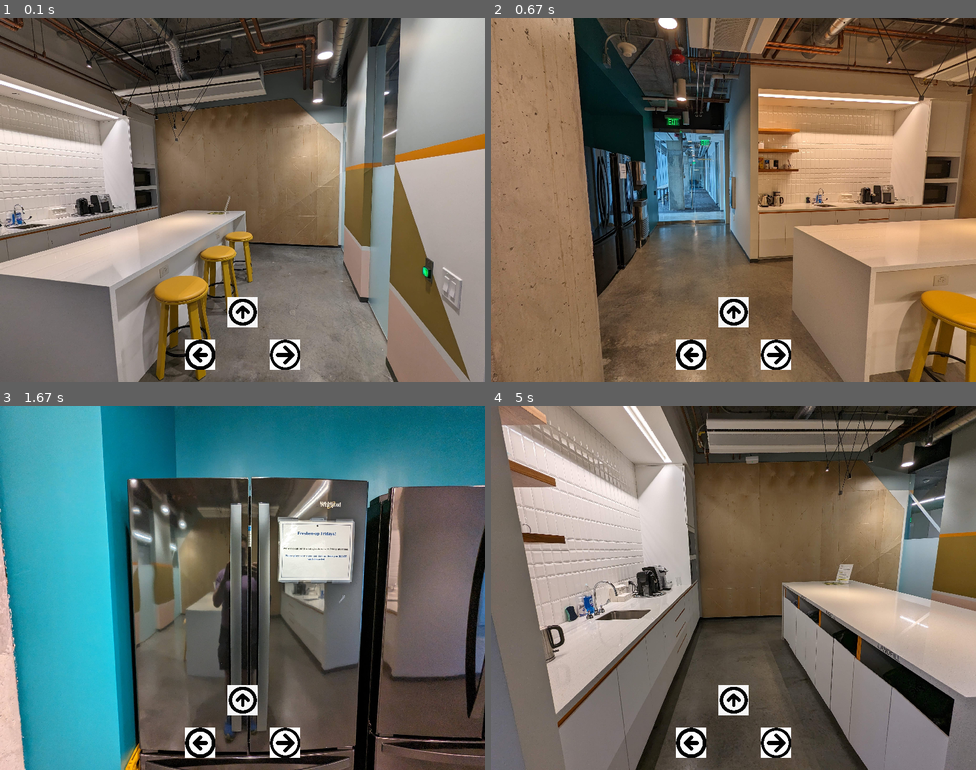
Above: before the commit, frames 1-4 (two rows, left to right).
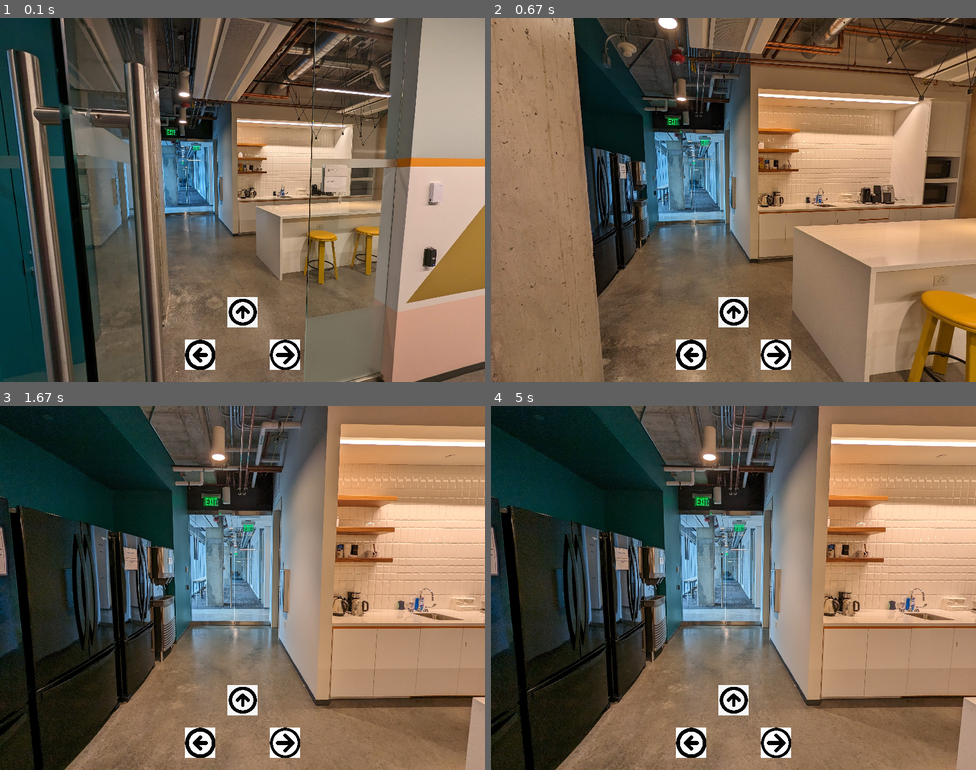
Above: after the commit, the same moments.

Repository: balloch/playingpretend
Game: pygame game, started from pygame_demo.py
The game is run twice, just before and just after one commit, with the same random seed, the same clock (stepped at 60 frames per second) and the same inputs.
Inputs:
- Up to frame 1 (0.1 s): no input
- Up to frame 2 (0.67 s): hold Right from 0.33 s (still down)
- Up to frame 3 (1.67 s): release Right at 0.8 s; hold Up 0.83-1.13 s; hold Right 1.17-1.63 s
- Up to frame 4 (5 s): hold Left 1.67-2.2 s; hold Right 2.67-3.03 s; hold Right from 4.73 s (still down)

The runs differ from the first frame. In frame 1, 87% of the frame differs, in the area x 0-100%, y 0-100%; in frame 2, nothing differs; in frame 3, 96%; in frame 4, 95%.

Commit message:
msotly working now, graph still a little wonky

Diff:
--- a/pygame_demo.py
+++ b/pygame_demo.py
@@ -6,6 +6,7 @@
 import os
 import time
 from pathlib import Path
+import pdb
 
 
 DIRECTIONS = ['n', 'ne', 'e', 'se', 's', 'sw', 'w', 'nw']
@@ -83,68 +84,112 @@
         self.start_node = Node(filedata=os.path.join(image_directory,start_image), root=True)
         self.curr_node = self.start_node
         self.node_list = []
+        self.graph = {} # dictionary of nodes, key is (position, direction), value is node
         if next_node is not None:
+            self.graph[(next_node.position,next_node.direction)] = next_node
             self.start_node.left = next_node
             self.start_node.right = next_node
             self.start_node.front = next_node
             self.start_node.back = next_node
-            self.node_list.append(next_node)
         self.image_directory = image_directory
+        self.min_position = float('inf')
+        self.max_position = float('-inf')
+        self.min_direction = float('inf')
+        self.max_direction = float('-inf')
 
     def addnodesfromdir(self, envname='kitchen'):
-        image_nodes = [f for f in os.listdir(self.image_directory) if f.lower().endswith(('.png', '.jpg', '.jpeg'))]
-
-        for image_file in image_nodes:
+        image_files = [f for f in os.listdir(self.image_directory) if f.lower().endswith(('.png', '.jpg', '.jpeg'))]
+
+        for image_file in image_files:
+            ##
+            ## This stuff should be in "addnode" below
+            ##
+
+            # self.addnode(image_file, envname)
             if envname != image_file[:len(envname)]:
                 continue
             new_node = Node(os.path.join(self.image_directory,image_file))
-
-
-            ##
-            ## This stuff should be in "addnode" below
-            ##
-            image = new_node.name
-            pos = int(image[len(envname)])
-            position_imagehood = (pos-1,pos, pos+1)
-            dir = DIRECTIONS.index(image[len(envname)+1:])
-            for node in self.node_list:
-                if node.position not in position_imagehood:
+            self.graph[(new_node.position,new_node.direction)] = new_node
+            # self.node_list.append(new_node)
+
+
+
+            # image = new_node.name
+            # pos = int(image[len(envname)])
+            # position_imagehood = (pos-1,pos, pos+1)
+            # dir = DIRECTIONS.index(image[len(envname)+1:])
+            # pdb.set_trace()
+        for (pos1,dir1), node1 in self.graph.items():
+            for (pos2,dir2), node2 in self.graph.items():
+                if node1 == node2:
                     continue
-                if dir == (node.direction + 1) % len(DIRECTIONS)  and pos == node.position:
-                    new_node.right = node
-                elif dir == (node.direction + 2) % len(DIRECTIONS) and pos == node.position and new_node.right is None:
-                    new_node.right = node
-                elif dir == (node.direction - 1) % len(DIRECTIONS) and pos == node.position:
-                    new_node.left = node
-                elif dir == (node.direction - 2) % len(DIRECTIONS) and pos == node.position and new_node.left is None:
-                    new_node.left = node
-                elif dir == node.direction and pos == node.position+1:
-                    new_node.front = node
-                elif dir == node.direction and pos == node.position-1 :
-                    new_node.back = node
+                # pdb.set_trace()
+                if dir1 == (dir2 - 1) % len(DIRECTIONS) and pos1 == pos2:
+                    node1.right = node2
+                    node2.left = node1
+                elif dir1 == (dir2 - 2) % len(DIRECTIONS) and pos1 == pos2 and node1.right is None:
+                    node1.right = node2
+                    node2.left = node1
+                elif dir1 == (dir2 + 1) % len(DIRECTIONS) and pos1 == pos2:
+                    node1.left = node2
+                    node2.right = node1
+                elif dir1 == (dir2 + 2) % len(DIRECTIONS) and pos1 == pos2 and node1.left is None:
+                    node1.left = node2
+                    node2.right = node1
+                elif dir1 == dir2 and pos1 == pos2+1:
+                    node1.back = node2
+                    node2.front = node1
+                elif dir1 == dir2 and pos1 == pos2-1 :
+                    node1.front = node2
+                    node2.back = node1
                 else:
                     continue
-            self.node_list.append(new_node)
-            if len(self.node_list) == 2:
-                self.start_node.left = new_node
-                self.start_node.right = new_node
-                self.start_node.front = new_node
-                self.start_node.back = new_node
+
+        ### Adjust starting node
+        poses = self.graph.keys()
+        position_set = set([pos for pos,dir in poses])
+        direction_set = set([dir for pos,dir in poses])
+
+        self.min_position = min(position_set)
+        self.max_position = max(position_set)
+        self.min_direction = min(direction_set)
+        self.max_direction = max(direction_set)
+
+        self.start_node.left = self.graph[(self.min_position,self.min_direction)]
+        self.start_node.right = self.graph[(self.min_position,self.min_direction)]
+        self.start_node.front = self.graph[(self.min_position,self.min_direction)]
+        self.start_node.back = self.graph[(self.min_position,self.min_direction)]
 
     def addnode(self):
         pass
 
     def left(self):
-        self.curr_node = self.curr_node.left
+        if self.curr_node.left is not None:
+            self.curr_node = self.curr_node.left
+        else:
+            #there should be some type of error message here
+            pass
 
     def right(self):
-        self.curr_node = self.curr_node.right
+        if self.curr_node.right is not None:
+            self.curr_node = self.curr_node.right
+        else:
+            #there should be some type of error message here
+            pass
 
     def forward(self):
-        self.curr_node = self.curr_node.front
+        if self.curr_node.front is not None:
+            self.curr_node = self.curr_node.front
+        else:
+            #there should be some type of error message here
+            pass
 
     def back(self):
-        self.curr_node = self.curr_node.back
+        if self.curr_node.back is not None:
+            self.curr_node = self.curr_node.back
+        else:
+            #there should be some type of error message here
+            pass
 
 
 
@@ -236,7 +281,7 @@
 
 if __name__ == '__main__':
 
-    test = False
+    test = True
     if test == True:
         # make graph
         graph = ImageGraph()
